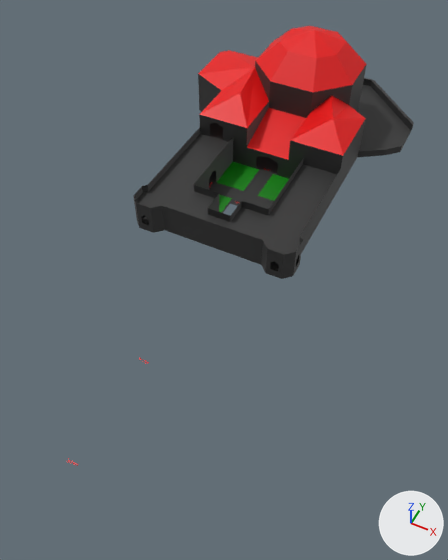
An edit to the Blender file Assets/Models/ShaderCastle/Entrance.blend, drawn before and after from the same camera.
The view is the same before and after, from a camera (50 mm lens) standing at (24.8, -36.3, 52.8) and looking at (1.8, 9.7, -4.7). The axes (+X, +Y, +Z) are drawn at lower right. The lights are the same throughout. The first picture is the older version.

In view in the first picture: 'Floor +1 -col', 'Floor +2 -col', 'Floor +2 -col.001', 'Floor 0 -col', 'Floor 0 Grass -col', 'Floor 0 Path -col'.
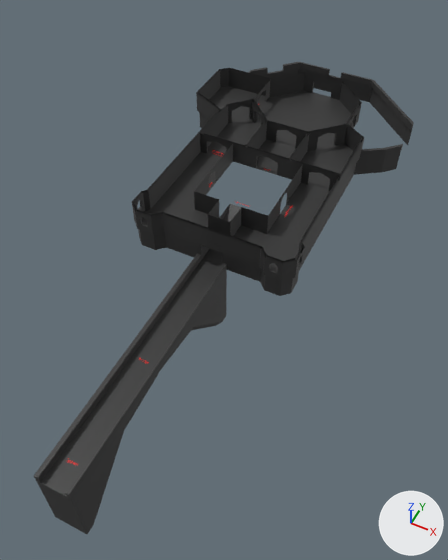
Commit message: Started implementing walls

Changed parts and their boxes [x1, y1, x2, y2] in the pictures (448 x 560 px):
```json
{"object": "Floor 0 -col", "change": "reshaped", "before": [134, 78, 414, 279], "after": [132, 62, 414, 281], "on screen": "9% taller"}
{"object": "Floor -1 -col", "change": "shown", "after": [34, 69, 412, 534]}
{"object": "Floor +1 -col", "change": "hidden", "before": [133, 74, 366, 261]}
{"object": "Floor +2 -col.001", "change": "hidden", "before": [198, 26, 366, 160], "on screen": "red"}
{"object": "Floor +2 -col", "change": "hidden", "before": [255, 61, 367, 112]}
{"object": "Floor 0 Grass -col", "change": "hidden", "before": [217, 162, 289, 213], "on screen": "green"}
{"object": "Floor 0 Path -col", "change": "hidden", "before": [211, 170, 274, 213]}
{"part": 1, "of": "me_plane_011", "change": "cut back", "before": [358, 148, 386, 152], "after": [132, 68, 387, 281], "on screen": "mostly hidden before"}
```

Scene script edits in JSON lines:
```json
{"block": "me_plane_011", "where": "# used by ob_floor_0__col; location = (0.0, 0.0, 0.0)"}
{"op": "remove", "block": "me_plane_011", "code": "me_plane_011.from_pydata(...)  # 387 vertices, 284 faces, 5 loose edges; spans x -15.0..15.0, y 9.0..53.3, z 0.0..3.0"}
{"op": "add", "block": "me_plane_011", "code": "me_plane_011.from_pydata(...)  # 677 vertices, 550 faces, 10 loose edges; spans x -15.3..15.0, y 8.7..53.3, z 0.0..3.0"}
{"block": "me_plane_011", "change": "me_plane_011 part 1: 5 vertices removed from x -12.3..10.0, y 35.0..43.0, z 0.0..1.0; 295 vertices added at x -15.3..10.8, y 8.7..47.3, z 0.0..3.0"}
{"op": "remove", "block": "ob_floor__1__col", "code": "ob_floor__1__col.hide_set(True)"}
{"op": "add", "block": "ob_floor__1__col_1", "code": "ob_floor__1__col_1.hide_set(True)"}
{"op": "add", "block": "ob_floor_0_path__col", "code": "ob_floor_0_path__col.hide_set(True)"}
{"op": "add", "block": "ob_floor_0_grass__col", "code": "ob_floor_0_grass__col.hide_set(True)"}
{"op": "add", "block": "ob_floor__2__col", "code": "ob_floor__2__col.hide_set(True)"}
{"op": "add", "block": "ob_floor__2__col_001", "code": "ob_floor__2__col_001.hide_set(True)"}
```
